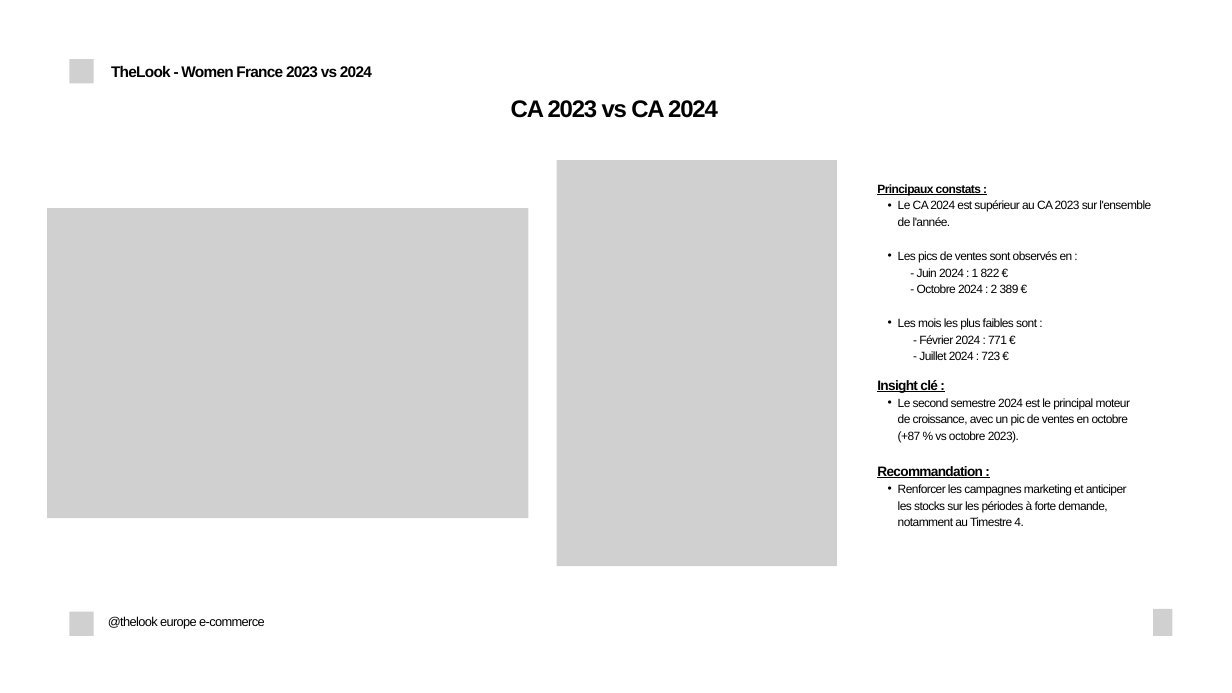
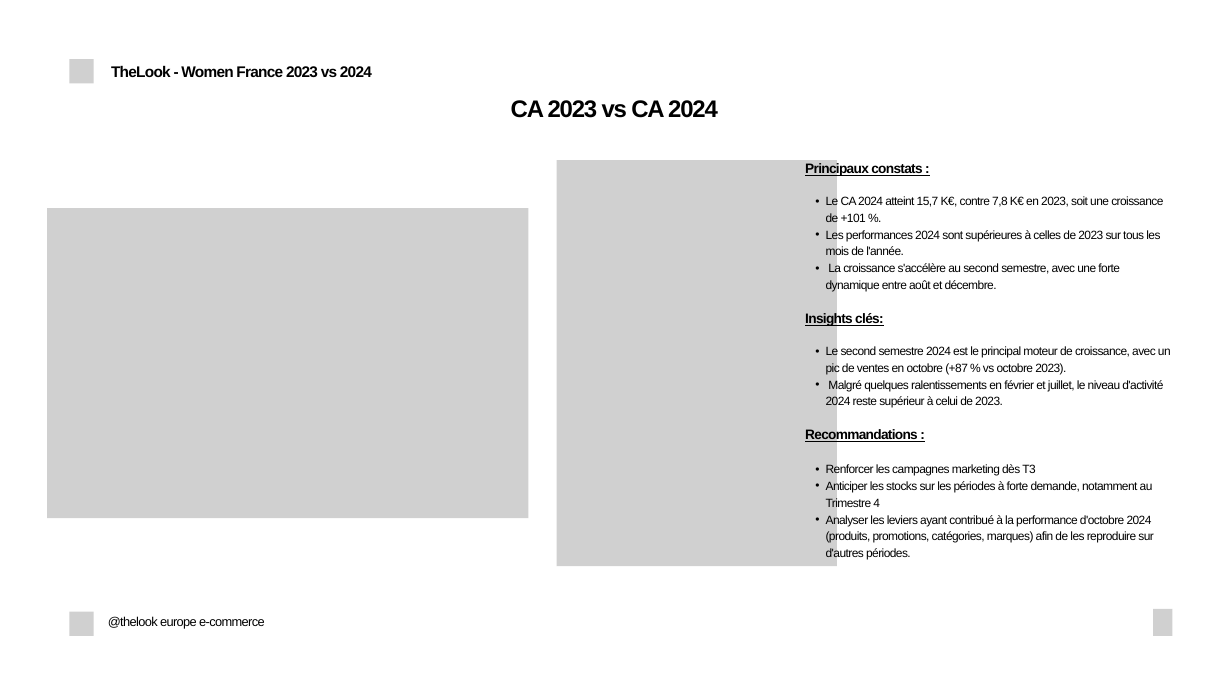
Before and after one commit to fko-data-sport/thelook-da-projet, a slide deck: slide 12 of slides/soutenance_20min.pptx. Drawn at 1232x693 pixels with LibreOffice and Linux fonts; fonts in the diff are those of the drawing; grey boxes stand for pictures. Boxes give left, top, right and bottom in pixels: in the first picture for what was removed or moved away, otherwise in the second. Text is boxed around its words. In the diff, an @@ line names an element or a change of style, - is before the commit and + after.

```diff
--- a/slides/soutenance_20min.pptx
+++ b/slides/soutenance_20min.pptx
@@ text at bbox=[805, 162, 922, 176]: size 14 to 16 pt, letter spacing -0.7 to -0.8 pt in "Principaux constats :"; line spacing 19.6pt to 22.4pt @@
@@ text "Principaux constats :": place and size @@
-text "Principaux constats :" at bbox=[877, 183, 1151, 360]
+text "Principaux constats :" at bbox=[805, 162, 1171, 560]
@@ text at bbox=[805, 196, 1171, 560]: text changed @@
-  • Le CA 2024 est supérieur au CA 2023 sur l'ensemble de l'année.
-  • Les pics de ventes sont observés en :
-- Juin 2024 : 1 822 €
-- Octobre 2024 : 2 389 €
-  • Les mois les plus faibles sont :
-- Février 2024 : 771 €
-- Juillet 2024 : 723 €
+  • Le CA 2024 atteint 15,7 K€, contre 7,8 K€ en 2023, soit une croissance de +101 %.
+  • Les performances 2024 sont supérieures à celles de 2023 sur tous les mois de l'année.
+  • La croissance s'accélère au second semestre, avec une forte dynamique entre août et décembre.
+Insights clés:
+  • Le second semestre 2024 est le principal moteur de croissance, avec un pic de ventes en octobre (+87 % vs octobre 2023).
+  • Malgré quelques ralentissements en février et juillet, le niveau d'activité 2024 reste supérieur à celui de 2023.
+Recommandations :
+  • Renforcer les campagnes marketing dès T3
+  • Anticiper les stocks sur les périodes à forte demande, notamment au Trimestre 4
+  • Analyser les leviers ayant contribué à la performance d'octobre 2024 (produits, promotions, catégories, marques) afin de les reproduire sur d'autres périodes.
@@ text removed at bbox=[877, 379, 1130, 526] @@
-Insight clé :
-  • Le second semestre 2024 est le principal moteur de croissance, avec un pic de ventes en octobre (+87 % vs octobre 2023).
-Recommandation :
-  • Renforcer les campagnes marketing et anticiper les stocks sur les périodes à forte demande, notamment au Timestre 4.
```
Also in this commit, not shown: 1 other slide changed.
